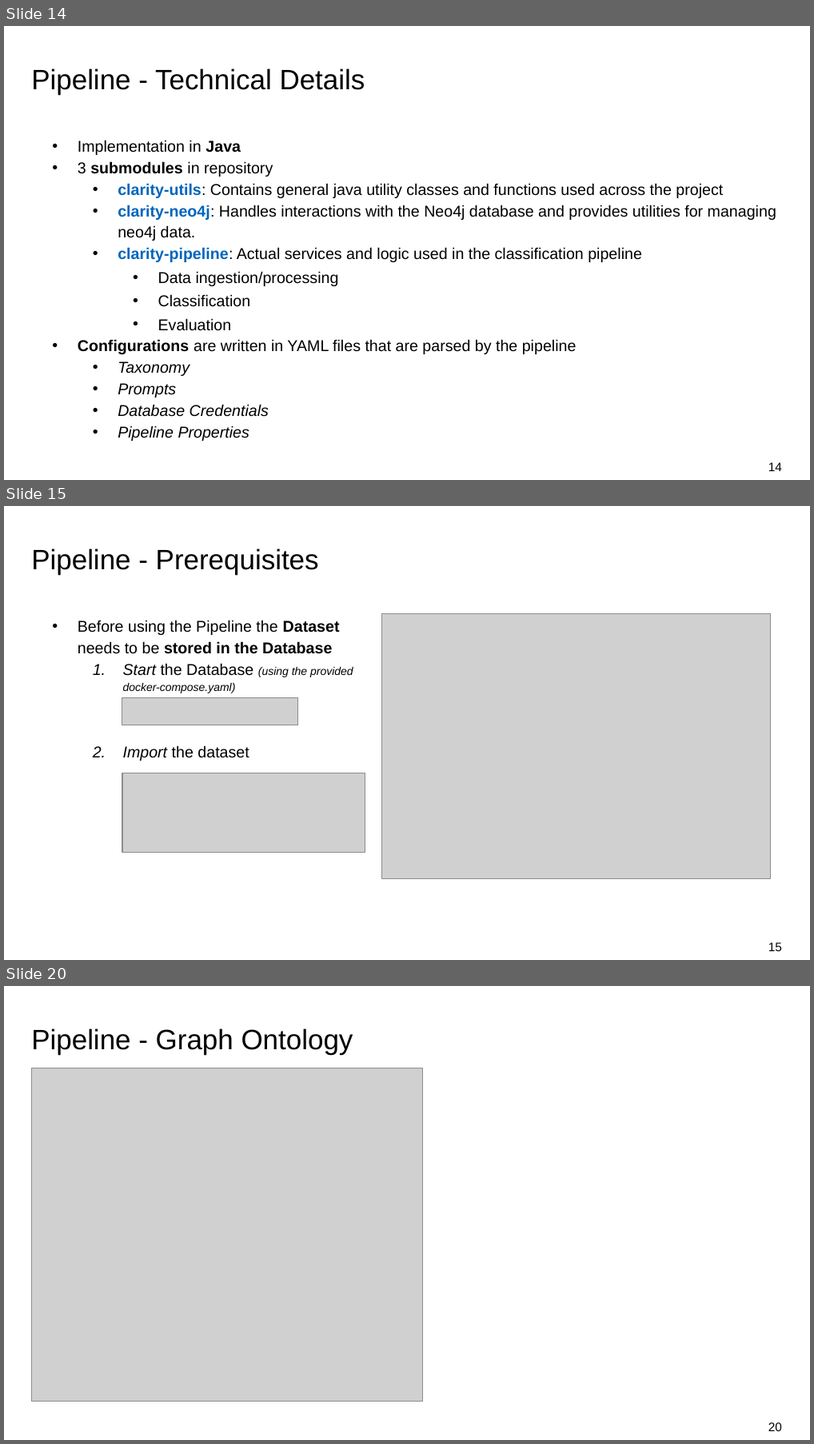
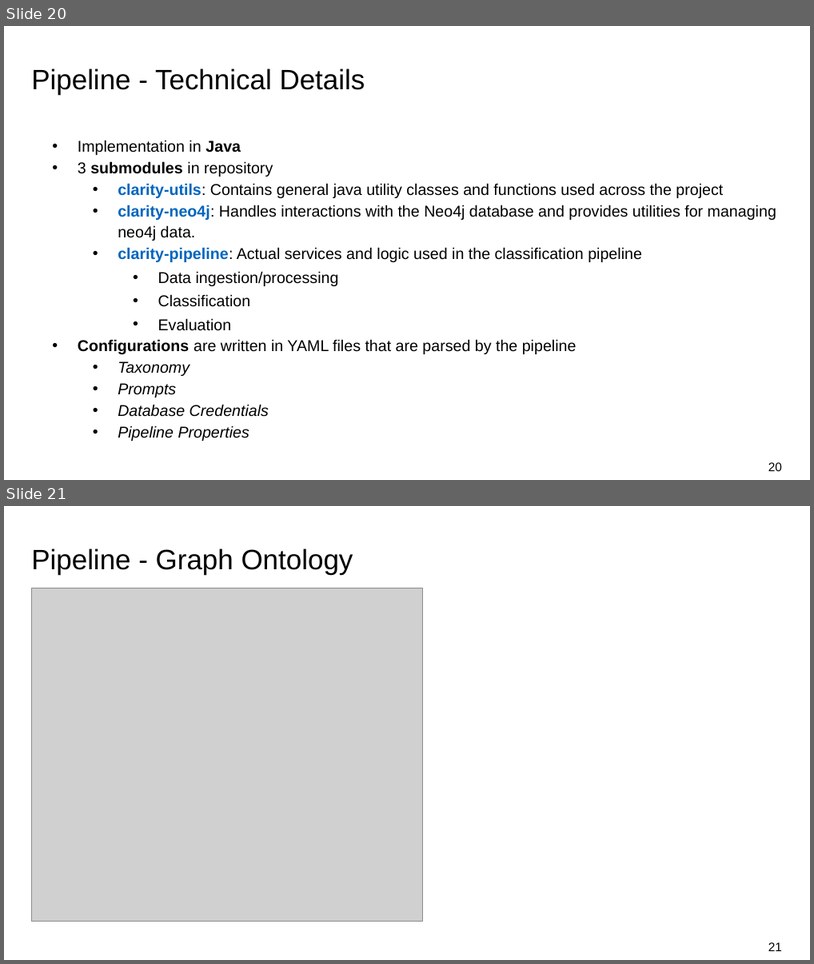
Before and after one commit to omarelbeltagy/clarity, a slide deck: assets/presentation/03 - Pipeline and Initial Experiments.pptx. Shown one above the other, each under a label of ours: slides 14, 15 and 20 before the commit, slides 20 and 21 after it; the slides between them are not shown. The pictures are 814x1444 and 814x964 pixels, drawn with LibreOffice and Linux fonts; fonts in the diff are those of the drawing; grey boxes stand for pictures; background and template pictures are left out. Boxes give left, top, right and bottom in pixels: in the first picture for what was removed or moved away, otherwise in the second. Text is boxed around its words. In the diff, an @@ line names an element or a change of style, - is before the commit and + after.

```diff
--- a/assets/presentation/03 - Pipeline and Initial Experiments.pptx
+++ b/assets/presentation/03 - Pipeline and Initial Experiments.pptx
@@ slide 15 removed at (4, 506, 810, 960), background #FFFFFF @@
@@ title removed at (31, 548, 319, 574) @@
-Pipeline - Prerequisites
@@ text removed at (78, 620, 354, 760) @@
-• Before using the Pipeline the Dataset needs to be stored in the Database
-  1. Start the Database (using the provided docker-compose.yaml)
-  2. Import the dataset
@@ picture removed at (382, 614, 771, 879) @@
@@ picture removed at (122, 698, 298, 725) @@
@@ picture removed at (122, 772, 366, 851) @@
@@ page number removed at (769, 942, 782, 951) @@
-15
@@ what was slide 14 is now slide 20 @@
@@ page number at (769, 462, 782, 471): text changed @@
-14
+20
@@ what was slide 20 is now slide 21 @@
@@ page number at (769, 942, 782, 951): text changed @@
-20
+21
```
Also in this commit, not shown: 4 slides changed, 8 slides added, 5 other slides removed.
